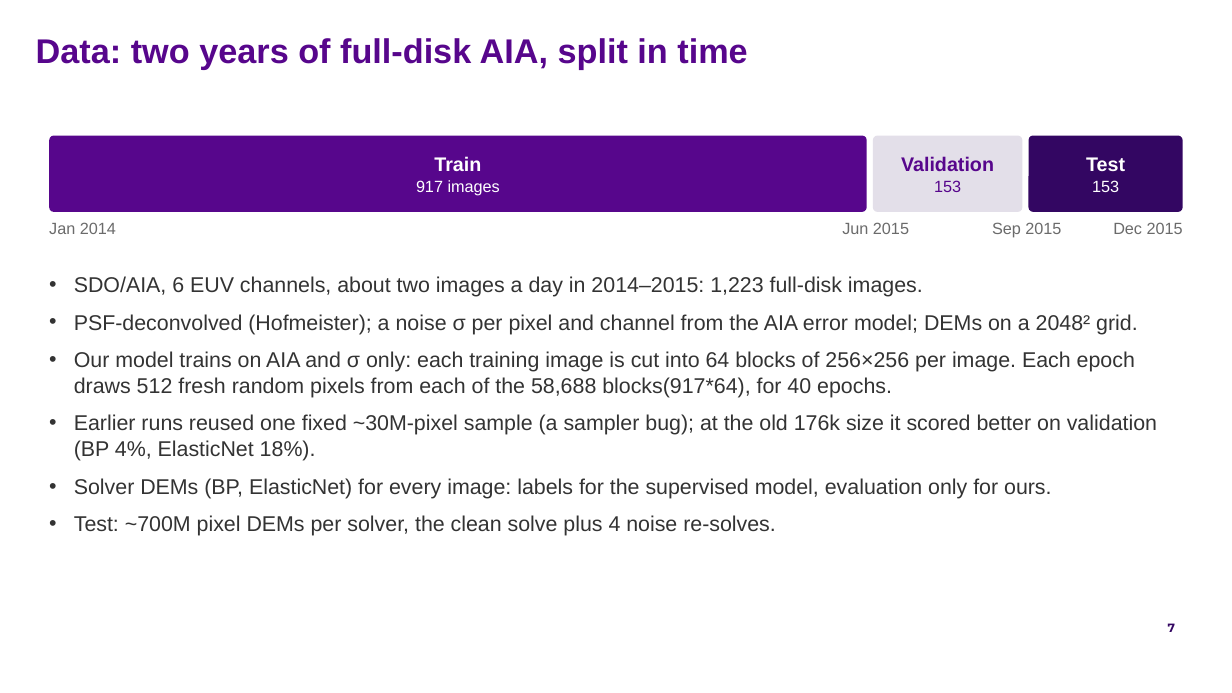
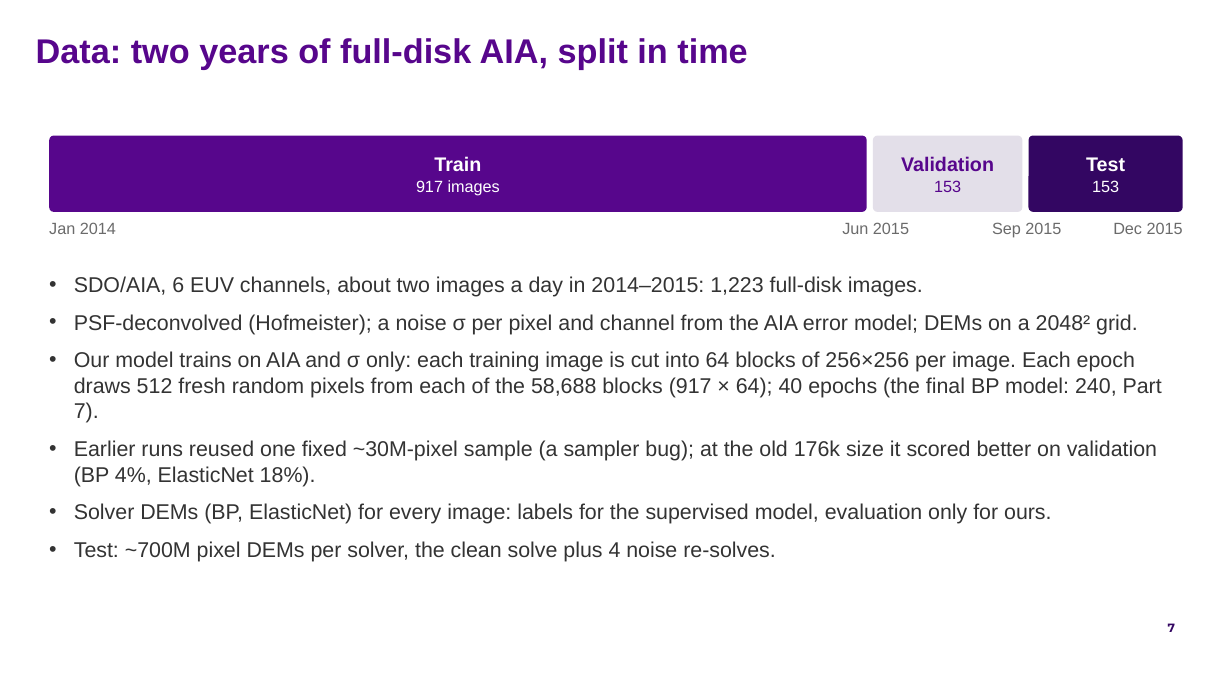
Before and after one commit to FruitPnchSamuraiG/solar-dem-inversion, a slide deck: slide 7 of slides/DEM_deck_v2.pptx. Drawn at 1232x693 pixels with LibreOffice and Linux fonts; fonts in the diff are those of the drawing; background and template pictures are left out. Boxes give left, top, right and bottom in pixels: in the first picture for what was removed or moved away, otherwise in the second. Text is boxed around its words. In the diff, an @@ line names an element or a change of style, - is before the commit and + after.

Commit message:
deck: rebuilt on the adopted stiff-band BP model; Part 7 is now the failure and the fix
Summary, model, loss (band weight mu), model-choice and results slides carry the
120 + 120 continued model. Part 7 has eight slides: the old failure, the
suggestions on the original loss, the objective-gap cause, the 616-vs-85 price,
the mu screen on validation, the stiff-band runs, flare cores now, what remains.
New-model figures in results/plots/22_adopted_bp_20261014 (README); outline synced;
STATE.md and CLAUDE.md record the revised BP final.

```diff
--- a/slides/DEM_deck_v2.pptx
+++ b/slides/DEM_deck_v2.pptx
@@ text at bbox=[74, 351, 1162, 423]: text changed @@
-• Our model trains on AIA and σ only: each training image is cut into 64 blocks of 256×256 per image. Each epoch draws 512 fresh random pixels from each of the 58,688 blocks(917*64), for 40 epochs.
+• Our model trains on AIA and σ only: each training image is cut into 64 blocks of 256×256 per image. Each epoch draws 512 fresh random pixels from each of the 58,688 blocks (917 × 64); 40 epochs (the final BP model: 240, Part 7).
```
Also in this commit, not shown: 12 other slides changed, 8 slides added, 5 slides removed, 13 other files.
